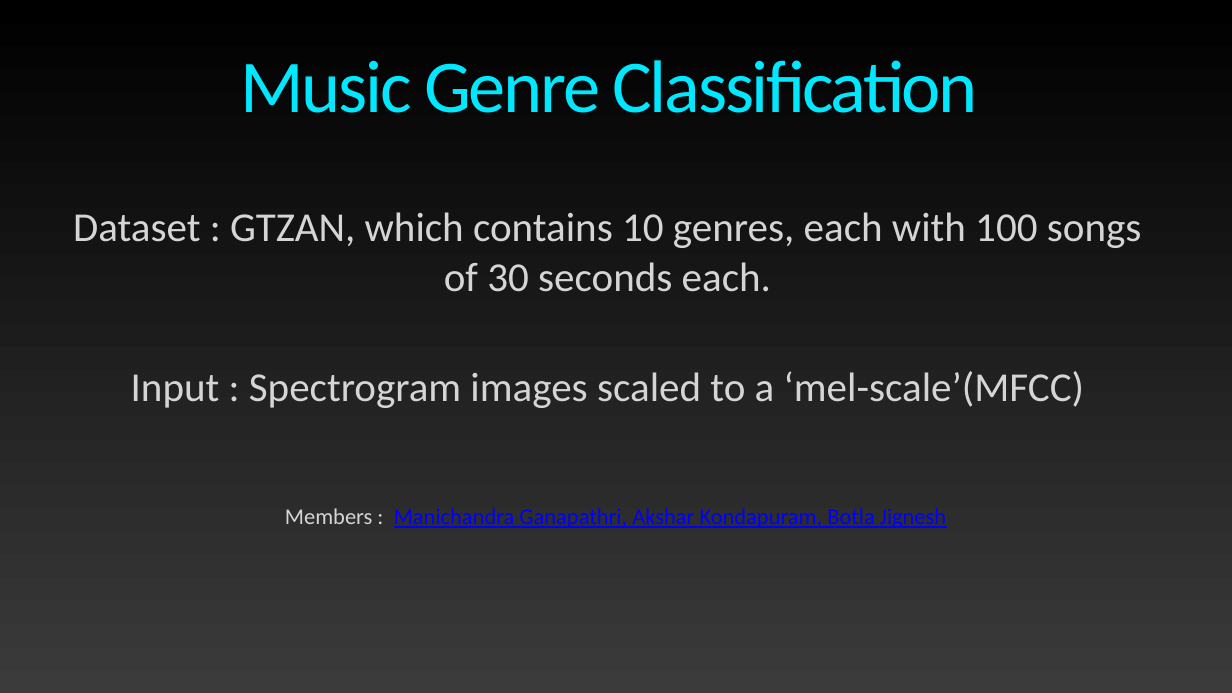
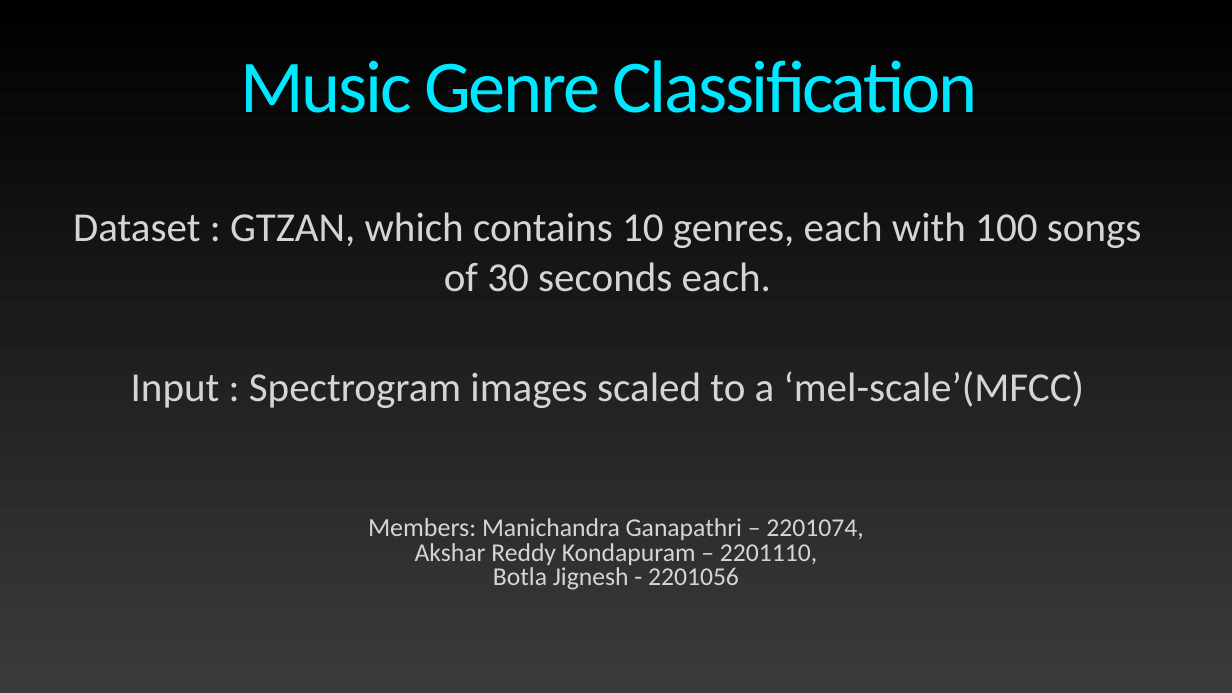
Before and after one commit to manichandra3/Music-Genre-Prediction-NLP_CS683-Group-Project-, a slide deck: slide 1 of Presentation.pptx. Drawn at 1232x693 pixels with LibreOffice and Linux fonts; fonts in the diff are those of the drawing. Boxes give left, top, right and bottom in pixels: in the first picture for what was removed or moved away, otherwise in the second. Text is boxed around its words. In the diff, an @@ line names an element or a change of style, - is before the commit and + after.

```diff
--- a/Presentation.pptx
+++ b/Presentation.pptx
@@ text at (368,518,863,590): text changed; size 35 to 40 pt; text colour #0000FF to #D5D5D5 @@
-Members : Manichandra Ganapathri, Akshar Kondapuram, Botla Jignesh
+Members: Manichandra Ganapathri – 2201074,
+Akshar Reddy Kondapuram – 2201110,
+Botla Jignesh - 2201056
```
Also in this commit, not shown: 3 other slides changed, 2 slides added, 4 slides removed.
